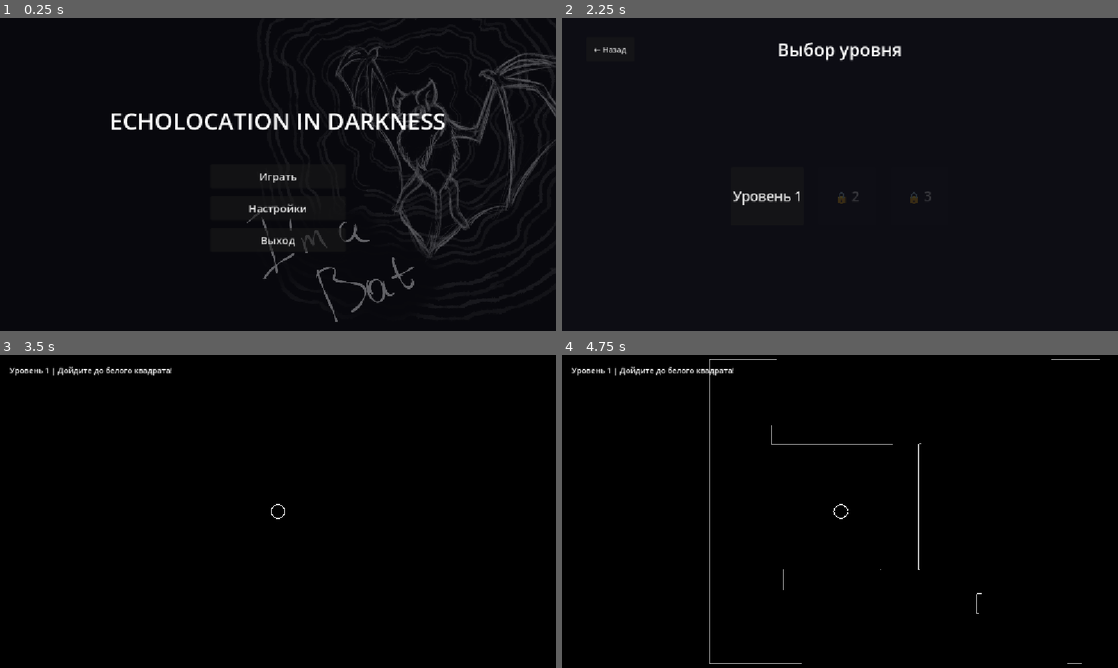
Above: before the commit, frames 1-4 (two rows, left to right).
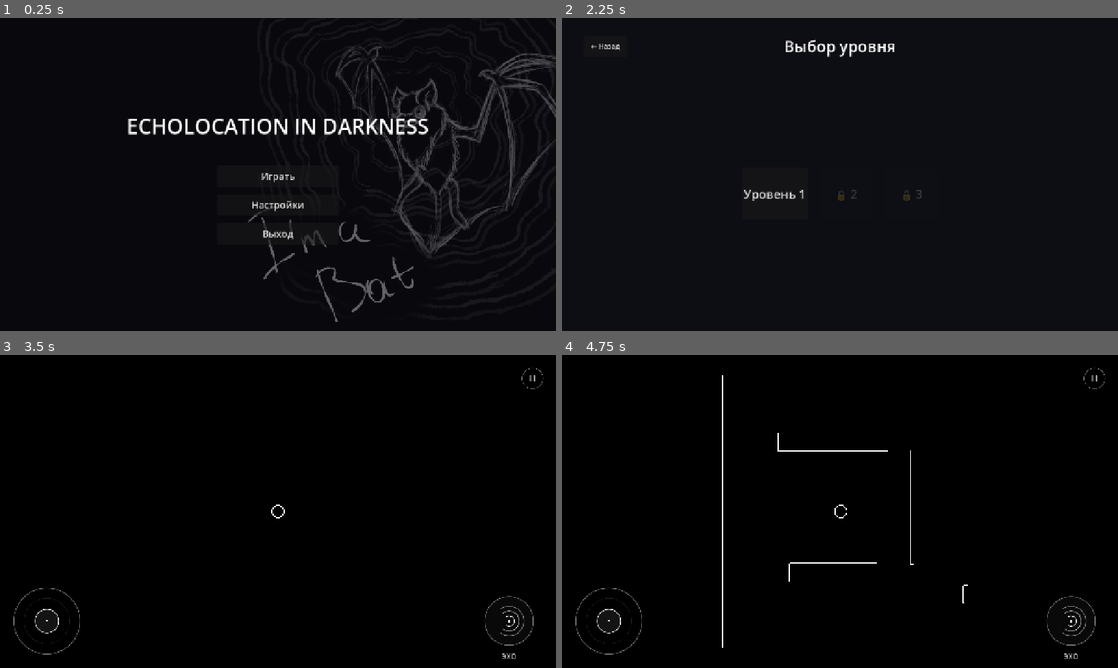
Above: after the commit, the same moments.

Repository: zhivushko/I-m_a_Bat
Game: Godot game, scene res://scenes/ui/MainMenu.tscn
Two runs of this game, one before a commit and one after it. Both use one fixed random seed, a clock stepped at 60 frames per second and the inputs below.
Inputs (mouse positions are in pixels of both pictures, inside the frame that each line leads up to):
- Up to frame 1 (0.25 s): no input
- Up to frame 2 (2.25 s): click "Играть" at 0.5 s; click "← Назад" at 1.25 s; click "Играть" at 2 s
- Up to frame 3 (3.5 s): click "Уровень 1" at 2.75 s
- Up to frame 4 (4.75 s): tap Enter (ui_accept) at 3.5, 3.77, 3.8, 4.07 s; move the mouse to (962, 495) at 3.52 s; hold Right (ui_right) 3.53-4.25 s; hold Space 3.53-4.25 s; click (962, 495) at 3.67 s; drag from (728, 527) to (812, 574) at 4.27 s

The runs differ from the first frame. In frame 1, 3.8% of the frame differs, in the area x 20-100%, y 9-98%; in frame 2, 1.2%; in frame 3, 0.8%; in frame 4, 1.7%.

Commit message:
feat: add multitouch mobile controls and remove debug overlays

Diff:
--- a/project.godot
+++ b/project.godot
@@ -21,11 +21,15 @@
 
 [display]
 
+window/size/viewport_width=1280
+window/size/viewport_height=720
 window/size/mode=3
+window/handheld/orientation=0
 window/stretch/mode="canvas_items"
 window/stretch/aspect="expand"
 
 [rendering]
 
+renderer/rendering_method.mobile="gl_compatibility"
 rendering_device/driver.windows="d3d12"
 environment/defaults/default_clear_color=Color(0, 0, 0, 1)
--- a/scenes/level/Main.tscn
+++ b/scenes/level/Main.tscn
@@ -23,11 +23,3 @@
 position = Vector2(160, 360)
 
 [node name="UI" type="CanvasLayer" parent="." unique_id=260795918]
-
-[node name="ControlHint" type="Label" parent="UI" unique_id=896746263]
-offset_left = 20.0
-offset_top = 20.0
-offset_right = 500.0
-offset_bottom = 70.0
-text = "WASD / Стрелки — Движение (Шаги создают слабые волны)
-Пробел (Space) — Топнуть (Сильная звуковая волна сонара)"
--- a/scenes/level/level_1.tscn
+++ b/scenes/level/level_1.tscn
@@ -30,13 +30,6 @@
 
 [node name="UI" type="CanvasLayer" parent="." unique_id=628202484]
 
-[node name="ControlHint" type="Label" parent="UI" unique_id=1066913895]
-offset_left = 20.0
-offset_top = 20.0
-offset_right = 500.0
-offset_bottom = 70.0
-text = "Уровень 1 | Дойдите до белого квадрата!"
-
 [node name="AmbientHum" type="AudioStreamPlayer" parent="." unique_id=1406432310]
 stream = ExtResource("4_xbhhu")
 volume_db = -30.5
--- a/scenes/level/level_2.tscn
+++ b/scenes/level/level_2.tscn
@@ -199,15 +199,6 @@
 
 [node name="UI" type="CanvasLayer" parent="." unique_id=986291746]
 
-[node name="ControlHint" type="Label" parent="UI" unique_id=316974483]
-offset_left = 20.0
-offset_top = 20.0
-offset_right = 850.0
-offset_bottom = 110.0
-text = "Уровень 2 | Шипы в темноте
-WASD / Стрелки — полёт · Пробел — эхолокация
-Облетайте белые шипы. Касание возвращает в начало."
-
 [node name="AmbientHum" type="AudioStreamPlayer" parent="." unique_id=1296820412]
 stream = ExtResource("4_c0fdf")
 volume_db = -30.5
--- a/scenes/level/level_3.tscn
+++ b/scenes/level/level_3.tscn
@@ -434,15 +434,6 @@
 
 [node name="UI" type="CanvasLayer" parent="." unique_id=1691415190]
 
-[node name="ControlHint" type="Label" parent="UI" unique_id=19731539]
-offset_left = 20.0
-offset_top = 20.0
-offset_right = 950.0
-offset_bottom = 115.0
-text = "Уровень 3 | Змеиные своды
-Пробел — эхолокация · Облетайте шипы и змей
-Змеи покачиваются. Если змея подтянулась — она готовится упасть."
-
 [node name="AmbientHum" type="AudioStreamPlayer" parent="." unique_id=1739622302]
 stream = ExtResource("4_ss58e")
 volume_db = -30.5
--- a/scenes/level/main.gd
+++ b/scenes/level/main.gd
@@ -1,17 +1,22 @@
 extends Node2D
+
+const MOBILE_CONTROLS: PackedScene = preload("res://scenes/ui/MobileControls.tscn")
 
 var level_time: float = 0.0
 
 @onready var canvas_modulate: CanvasModulate = $CanvasModulate
 @onready var player: CharacterBody2D = $Player
 @onready var walls_container: Node2D = $Walls
-@onready var ambient: AudioStreamPlayer = $AmbientHum
-@onready var audio_points: Node2D = $AudioPoints
+@onready var ambient: AudioStreamPlayer = get_node_or_null("AmbientHum")
+@onready var audio_points: Node2D = get_node_or_null("AudioPoints")
 
 var wall_scene: PackedScene = preload("res://scenes/world/Wall.tscn")
 
 func _ready() -> void:
 	level_time = 0.0
+	var controls := MOBILE_CONTROLS.instantiate()
+	$UI.add_child(controls)
+	controls.bind_player(player)
 	RenderingServer.set_default_clear_color(Color.BLACK)
 	if canvas_modulate:
 		canvas_modulate.color = Color(0, 0, 0, 1)
--- a/scenes/player/player.gd
+++ b/scenes/player/player.gd
@@ -12,6 +12,7 @@
 
 var step_timer: float = 0.0
 var is_dead: bool = false
+var mobile_movement: Vector2 = Vector2.ZERO
 
 @onready var light: PointLight2D = $PointLight2D
 @onready var contour_line: Line2D = $Line2D
@@ -86,6 +87,8 @@
 		var dx = (1.0 if Input.is_key_pressed(KEY_D) else 0.0) - (1.0 if Input.is_key_pressed(KEY_A) else 0.0)
 		var dy = (1.0 if Input.is_key_pressed(KEY_S) else 0.0) - (1.0 if Input.is_key_pressed(KEY_W) else 0.0)
 		input_dir = Vector2(dx, dy).normalized()
+	if mobile_movement != Vector2.ZERO:
+		input_dir = mobile_movement
 
 	velocity = input_dir * speed
 	move_and_slide()
@@ -97,16 +100,8 @@
 		if step_timer >= step_interval:
 			step_timer = 0.0
 			play_wing_flap_sound()
-			#spawn_sound_wave(3.5, 2.0, 24, 1.2)
 	else:
 		step_timer = step_interval
-
-	if Input.is_action_just_pressed("ui_accept") or Input.is_key_pressed(KEY_SPACE):
-		if not get_meta("stomp_triggered_this_frame", false):
-			set_meta("stomp_triggered_this_frame", true)
-			stomp()
-	else:
-		set_meta("stomp_triggered_this_frame", false)
 
 func play_wing_flap_sound() -> void:
 	if wing_flap_audio:
@@ -150,9 +145,12 @@
 			animated_sprite.play("default")
 
 func _unhandled_input(event: InputEvent) -> void:
-	if event is InputEventKey and event.pressed and not event.echo:
-		if event.keycode == KEY_SPACE:
-			stomp()
+	if event.is_action_pressed("ui_accept") and not event.is_echo():
+		stomp()
+		get_viewport().set_input_as_handled()
+
+func set_mobile_movement(direction: Vector2) -> void:
+	mobile_movement = direction.limit_length(1.0)
 
 func stomp() -> void:
 	if is_dead:
@@ -190,6 +188,7 @@
 	if is_dead or get_tree().paused:
 		return
 	is_dead = true
+	mobile_movement = Vector2.ZERO
 	velocity = Vector2.ZERO
 	set_physics_process(false)
 	set_process_unhandled_input(false)
--- /dev/null
+++ b/scenes/ui/MobileControls.tscn
@@ -0,0 +1,118 @@
+[gd_scene load_steps=5 format=3]
+
+[ext_resource type="Script" path="res://scenes/ui/mobile_controls.gd" id="1_controls"]
+
+[sub_resource type="StyleBoxFlat" id="StyleBox_panel"]
+bg_color = Color(0.025, 0.025, 0.03, 0.98)
+border_width_left = 1
+border_width_top = 1
+border_width_right = 1
+border_width_bottom = 1
+border_color = Color(1, 1, 1, 0.3)
+corner_radius_top_left = 22
+corner_radius_top_right = 22
+corner_radius_bottom_left = 22
+corner_radius_bottom_right = 22
+
+[sub_resource type="StyleBoxFlat" id="StyleBox_button"]
+bg_color = Color(1, 1, 1, 0.035)
+border_width_left = 1
+border_width_top = 1
+border_width_right = 1
+border_width_bottom = 1
+border_color = Color(1, 1, 1, 0.45)
+corner_radius_top_left = 12
+corner_radius_top_right = 12
+corner_radius_bottom_left = 12
+corner_radius_bottom_right = 12
+
+[sub_resource type="StyleBoxFlat" id="StyleBox_pressed"]
+bg_color = Color(1, 1, 1, 0.16)
+border_width_left = 1
+border_width_top = 1
+border_width_right = 1
+border_width_bottom = 1
+border_color = Color(1, 1, 1, 0.8)
+corner_radius_top_left = 12
+corner_radius_top_right = 12
+corner_radius_bottom_left = 12
+corner_radius_bottom_right = 12
+
+[node name="MobileControls" type="Control"]
+process_mode = 3
+layout_mode = 3
+anchors_preset = 15
+anchor_right = 1.0
+anchor_bottom = 1.0
+grow_horizontal = 2
+grow_vertical = 2
+mouse_filter = 2
+script = ExtResource("1_controls")
+
+[node name="PausePanel" type="ColorRect" parent="."]
+visible = false
+layout_mode = 1
+anchors_preset = 15
+anchor_right = 1.0
+anchor_bottom = 1.0
+grow_horizontal = 2
+grow_vertical = 2
+color = Color(0, 0, 0, 0.78)
+
+[node name="Center" type="CenterContainer" parent="PausePanel"]
+layout_mode = 1
+anchors_preset = 15
+anchor_right = 1.0
+anchor_bottom = 1.0
+grow_horizontal = 2
+grow_vertical = 2
+mouse_filter = 2
+
+[node name="Panel" type="PanelContainer" parent="PausePanel/Center"]
+custom_minimum_size = Vector2(380, 0)
+layout_mode = 2
+theme_override_styles/panel = SubResource("StyleBox_panel")
+
+[node name="Margin" type="MarginContainer" parent="PausePanel/Center/Panel"]
+layout_mode = 2
+theme_override_constants/margin_left = 28
+theme_override_constants/margin_top = 28
+theme_override_constants/margin_right = 28
+theme_override_constants/margin_bottom = 28
+
+[node name="Buttons" type="VBoxContainer" parent="PausePanel/Center/Panel/Margin"]
+layout_mode = 2
+theme_override_constants/separation = 16
+
+[node name="Title" type="Label" parent="PausePanel/Center/Panel/Margin/Buttons"]
+layout_mode = 2
+theme_override_font_sizes/font_size = 28
+text = "Пауза"
+horizontal_alignment = 1
+
+[node name="Resume" type="Button" parent="PausePanel/Center/Panel/Margin/Buttons"]
+custom_minimum_size = Vector2(320, 64)
+layout_mode = 2
+theme_override_font_sizes/font_size = 22
+theme_override_styles/normal = SubResource("StyleBox_button")
+theme_override_styles/hover = SubResource("StyleBox_pressed")
+theme_override_styles/pressed = SubResource("StyleBox_pressed")
+text = "Продолжить"
+
+[node name="Restart" type="Button" parent="PausePanel/Center/Panel/Margin/Buttons"]
+custom_minimum_size = Vector2(320, 64)
+layout_mode = 2
+theme_override_font_sizes/font_size = 22
+theme_override_styles/normal = SubResource("StyleBox_button")
+theme_override_styles/hover = SubResource("StyleBox_pressed")
+theme_override_styles/pressed = SubResource("StyleBox_pressed")
+text = "Заново"
+
+[node name="Levels" type="Button" parent="PausePanel/Center/Panel/Margin/Buttons"]
+custom_minimum_size = Vector2(320, 64)
+layout_mode = 2
+theme_override_font_sizes/font_size = 22
+theme_override_styles/normal = SubResource("StyleBox_button")
+theme_override_styles/hover = SubResource("StyleBox_pressed")
+theme_override_styles/pressed = SubResource("StyleBox_pressed")
+text = "Выбор уровней"
--- /dev/null
+++ b/scenes/ui/mobile_controls.gd
@@ -0,0 +1,200 @@
+extends Control
+
+signal movement_changed(direction: Vector2)
+signal sonar_pressed
+
+const MOUSE_POINTER: int = -2
+const DEAD_ZONE: float = 0.12
+
+@onready var pause_panel: Control = $PausePanel
+@onready var resume_button: Button = $PausePanel/Center/Panel/Margin/Buttons/Resume
+@onready var restart_button: Button = $PausePanel/Center/Panel/Margin/Buttons/Restart
+@onready var levels_button: Button = $PausePanel/Center/Panel/Margin/Buttons/Levels
+
+var movement: Vector2 = Vector2.ZERO
+var joystick_center: Vector2
+var sonar_center: Vector2
+var pause_center: Vector2
+var ui_scale: float = 1.0
+var joystick_pointer: int = -1
+var sonar_pointer: int = -1
+var joystick_offset: Vector2 = Vector2.ZERO
+var sonar_flash: float = 0.0
+var owns_pause: bool = false
+var player: CharacterBody2D
+
+func _ready() -> void:
+	resized.connect(_update_layout)
+	resume_button.pressed.connect(_resume)
+	restart_button.pressed.connect(_restart)
+	levels_button.pressed.connect(_open_levels)
+	_update_layout()
+
+func bind_player(target: CharacterBody2D) -> void:
+	player = target
+	movement_changed.connect(player.set_mobile_movement)
+	sonar_pressed.connect(player.stomp)
+
+func _process(delta: float) -> void:
+	var blocked: bool = not is_instance_valid(player) or player.get("is_dead") == true
+	blocked = blocked or (get_tree().paused and not owns_pause)
+	visible = not blocked
+	if blocked or owns_pause:
+		_release_all()
+	if sonar_flash > 0.0:
+		sonar_flash = maxf(0.0, sonar_flash - delta)
+		queue_redraw()
+
+func _update_layout() -> void:
+	_release_all()
+	ui_scale = clampf(minf(size.x, size.y) / 720.0, 0.8, 1.15)
+	var insets := Vector4.ZERO
+	if OS.has_feature("mobile"):
+		var safe := DisplayServer.get_display_safe_area()
+		var screen_size := Vector2(DisplayServer.window_get_size())
+		if safe.has_area() and screen_size.x > 0.0 and screen_size.y > 0.0:
+			var ratio := size / screen_size
+			insets = Vector4(safe.position.x * ratio.x, safe.position.y * ratio.y,
+				maxf(0.0, screen_size.x - safe.end.x) * ratio.x,
+				maxf(0.0, screen_size.y - safe.end.y) * ratio.y)
+	var bottom := size.y - insets.w - 108.0 * ui_scale
+	joystick_center = Vector2(insets.x + 108.0 * ui_scale, bottom)
+	sonar_center = Vector2(size.x - insets.z - 108.0 * ui_scale, bottom)
+	pause_center = Vector2(size.x - insets.z - 54.0 * ui_scale, insets.y + 54.0 * ui_scale)
+	queue_redraw()
+
+func _draw() -> void:
+	var white := Color(1.0, 1.0, 1.0, 0.42)
+	var active := Color(1.0, 1.0, 1.0, 0.85)
+	var radius := 76.0 * ui_scale
+	draw_circle(joystick_center, radius, Color(0.0, 0.0, 0.0, 0.2))
+	draw_arc(joystick_center, radius, 0.0, TAU, 80, white, 1.5 * ui_scale, true)
+	draw_arc(joystick_center, 52.0 * ui_scale, 0.0, TAU, 64, Color(1, 1, 1, 0.1), ui_scale, true)
+	var knob := joystick_center + joystick_offset
+	draw_circle(knob, 27.0 * ui_scale, Color(1, 1, 1, 0.08))
+	draw_arc(knob, 27.0 * ui_scale, 0.0, TAU, 48, active, 1.5 * ui_scale, true)
+	draw_circle(knob, 2.0 * ui_scale, active)
+	var echo_active := sonar_pointer != -1 or sonar_flash > 0.0
+	draw_circle(sonar_center, 56.0 * ui_scale, Color(1, 1, 1, 0.13 if echo_active else 0.035))
+	draw_arc(sonar_center, 56.0 * ui_scale, 0.0, TAU, 64, active if echo_active else white, 1.5 * ui_scale, true)
+	for index in range(3):
+		draw_arc(sonar_center, (12.0 + index * 11.0) * ui_scale, -PI * 0.7, PI * 0.7, 32,
+			Color(1, 1, 1, 0.85 - index * 0.2), 1.6 * ui_scale, true)
+	draw_circle(sonar_center, 3.0 * ui_scale, active)
+	draw_string(ThemeDB.fallback_font, sonar_center + Vector2(-60, 88) * ui_scale,
+		"ЭХО", HORIZONTAL_ALIGNMENT_CENTER, 120.0 * ui_scale, int(16 * ui_scale), active)
+	draw_circle(pause_center, 24.0 * ui_scale, Color(0, 0, 0, 0.25))
+	draw_arc(pause_center, 24.0 * ui_scale, 0.0, TAU, 48, white, ui_scale, true)
+	for x in [-5.0, 5.0]:
+		draw_line(pause_center + Vector2(x, -7) * ui_scale, pause_center + Vector2(x, 7) * ui_scale, active, 2.5 * ui_scale, true)
+
+func _input(event: InputEvent) -> void:
+	if not visible or owns_pause or get_tree().paused or not is_instance_valid(player) or player.get("is_dead") == true:
+		return
+	if event is InputEventMouse and event.device == InputEvent.DEVICE_ID_EMULATION:
+		return
+	var consumed := false
+	if event is InputEventScreenTouch:
+		if event.pressed and not event.canceled:
+			consumed = _press(event.index, _local_point(event.position))
+		else:
+			consumed = _release(event.index)
+	elif event is InputEventScreenDrag:
+		consumed = _drag(event.index, _local_point(event.position))
+	elif event is InputEventMouseButton and event.button_index == MOUSE_BUTTON_LEFT:
+		if event.pressed:
+			consumed = _press(MOUSE_POINTER, _local_point(event.position))
+		else:
+			consumed = _release(MOUSE_POINTER)
+	elif event is InputEventMouseMotion and event.button_mask & MOUSE_BUTTON_MASK_LEFT:
+		consumed = _drag(MOUSE_POINTER, _local_point(event.position))
+	if consumed:
+		get_viewport().set_input_as_handled()
+
+func _local_point(point: Vector2) -> Vector2:
+	return get_global_transform_with_canvas().affine_inverse() * point
+
+func _press(pointer: int, point: Vector2) -> bool:
+	if point.distance_to(pause_center) <= 34.0 * ui_scale:
+		_open_pause()
+		return true
+	if joystick_pointer == -1 and point.distance_to(joystick_center) <= 108.0 * ui_scale:
+		joystick_pointer = pointer
+		_set_joystick(point)
+		return true
+	if sonar_pointer == -1 and point.distance_to(sonar_center) <= 72.0 * ui_scale:
+		sonar_pointer = pointer
+		sonar_flash = 0.16
+		sonar_pressed.emit()
+		queue_redraw()
+		return true
+	return false
+
+func _drag(pointer: int, point: Vector2) -> bool:
+	if pointer == joystick_pointer:
+		_set_joystick(point)
+		return true
+	return pointer == sonar_pointer
+
+func _release(pointer: int) -> bool:
+	var consumed := false
+	if pointer == joystick_pointer:
+		joystick_pointer = -1
+		_set_movement(Vector2.ZERO)
+		joystick_offset = Vector2.ZERO
+		consumed = true
+	if pointer == sonar_pointer:
+		sonar_pointer = -1
+		consumed = true
+	queue_redraw()
+	return consumed
+
+func _set_joystick(point: Vector2) -> void:
+	var direction := ((point - joystick_center) / (56.0 * ui_scale)).limit_length(1.0)
+	joystick_offset = direction * 49.0 * ui_scale
+	var strength := maxf(0.0, (direction.length() - DEAD_ZONE) / (1.0 - DEAD_ZONE))
+	_set_movement(direction.normalized() * strength)
+	queue_redraw()
+
+func _set_movement(value: Vector2) -> void:
+	if movement != value:
+		movement = value
+		movement_changed.emit(movement)
+
+func _release_all() -> void:
+	joystick_pointer = -1
+	sonar_pointer = -1
+	joystick_offset = Vector2.ZERO
+	_set_movement(Vector2.ZERO)
+	queue_redraw()
+
+func _open_pause() -> void:
+	_release_all()
+	owns_pause = true
+	pause_panel.show()
+	get_tree().paused = true
+
+func _resume() -> void:
+	pause_panel.hide()
+	owns_pause = false
+	get_tree().paused = false
+	_release_all()
+
+func _restart() -> void:
+	_resume()
+	get_tree().reload_current_scene.call_deferred()
+
+func _open_levels() -> void:
+	_resume()
+	get_tree().change_scene_to_file.call_deferred("res://scenes/ui/LevelSelect.tscn")
+
+func _notification(what: int) -> void:
+	if what == NOTIFICATION_WM_WINDOW_FOCUS_OUT or what == NOTIFICATION_APPLICATION_FOCUS_OUT:
+		_release_all()
+	elif what == NOTIFICATION_APPLICATION_PAUSED and is_instance_valid(player) and not get_tree().paused and not player.get("is_dead"):
+		_open_pause()
+
+func _exit_tree() -> void:
+	_release_all()
+	if owns_pause:
+		get_tree().paused = false
--- /dev/null
+++ b/tests/test_mobile_controls.gd
@@ -0,0 +1,177 @@
+# Run: Godot --headless --path . --fixed-fps 60 --audio-driver Dummy --script res://tests/test_mobile_controls.gd
+extends SceneTree
+
+var failed: bool = false
+
+func _initialize() -> void:
+	run.call_deferred()
+
+func check(condition: bool, message: String) -> void:
+	if condition:
+		print("PASS: ", message)
+	else:
+		failed = true
+		push_error(message)
+
+func touch(index: int, position: Vector2, pressed: bool, canceled: bool = false) -> void:
+	var event := InputEventScreenTouch.new()
+	event.index = index
+	event.position = root.get_final_transform() * position
+	event.pressed = pressed
+	event.canceled = canceled
+	Input.parse_input_event(event)
+	Input.flush_buffered_events()
+
+func drag(index: int, position: Vector2) -> void:
+	var event := InputEventScreenDrag.new()
+	event.index = index
+	event.position = root.get_final_transform() * position
+	Input.parse_input_event(event)
+	Input.flush_buffered_events()
+
+func tap_button(button: Button, index: int) -> void:
+	var center := button.get_global_rect().get_center()
+	touch(index, center, true)
+	touch(index, center, false)
+
+func waves(scene: Node) -> int:
+	return scene.get_children().filter(func(node): return node.has_method("cast_echolocation_rays")).size()
+
+func run() -> void:
+	root.size = Vector2i(1280, 720)
+	var scene = load("res://scenes/level/level_1.tscn").instantiate()
+	root.add_child(scene)
+	current_scene = scene
+	for frame in range(3):
+		await process_frame
+	var player = scene.get_node("Player")
+	var controls = scene.get_node("UI/MobileControls")
+	check(controls.visible and controls.size == root.get_visible_rect().size, "Mobile controls cover the gameplay viewport")
+	check(scene.get_node_or_null("UI/ControlHint") == null, "Debug and keyboard-hint labels are absent")
+	var center: Vector2 = controls.joystick_center
+	var echo_center: Vector2 = controls.sonar_center
+	touch(0, center + Vector2(2, 2), true)
+	check(player.mobile_movement == Vector2.ZERO, "Joystick dead zone prevents accidental drift")
+	drag(0, center + Vector2(56, 0))
+	check(player.mobile_movement.x > 0.99, "A touch drag steers the player")
+	var start_position: Vector2 = player.position
+	for frame in range(15):
+		await physics_frame
+	check(player.position.x > start_position.x + 30.0, "Touch input actually moves the player through the level")
+	var before_echo := waves(scene)
+	touch(3, echo_center, true)
+	check(waves(scene) == before_echo + 1, "A second finger emits exactly one sonar wave")
+	check(player.mobile_movement.x > 0.99 and controls.joystick_pointer == 0, "Echo does not interrupt a held joystick")
+	drag(3, center)
+	check(controls.joystick_pointer == 0 and player.mobile_movement.x > 0.99, "Dragging the echo finger cannot steal joystick ownership")
+	touch(3, center, false)
+	check(player.mobile_movement.x > 0.99, "Releasing echo keeps the movement finger active")
+	drag(0, echo_center)
+	check(waves(scene) == before_echo + 1, "Dragging the movement finger over echo does not trigger another wave")
+	drag(0, center + Vector2(90, -90))
+	check(is_equal_approx(player.mobile_movement.length(), 1.0), "Diagonal joystick speed stays bounded")
+	touch(0, center, false, true)
+	for frame in range(2):
+		await physics_frame
+	check(player.mobile_movement == Vector2.ZERO and player.velocity == Vector2.ZERO, "Canceling a touch stops the player")
+	touch(7, center + Vector2(-56, 0), true)
+	controls.notification(controls.NOTIFICATION_APPLICATION_FOCUS_OUT)
+	check(player.mobile_movement == Vector2.ZERO and controls.joystick_pointer == -1, "Losing focus releases held controls")
+	touch(7, center, false)
+	var mouse := InputEventMouseButton.new()
+	mouse.button_index = MOUSE_BUTTON_LEFT
+	mouse.position = center + Vector2(56, 0)
+	mouse.pressed = true
+	Input.parse_input_event(mouse)
+	Input.flush_buffered_events()
+	check(player.mobile_movement.x > 0.99, "Mouse dragging can preview mobile controls on desktop")
+	mouse = mouse.duplicate()
+	mouse.pressed = false
+	Input.parse_input_event(mouse)
+	Input.flush_buffered_events()
+	check(player.mobile_movement == Vector2.ZERO, "Mouse release resets the joystick")
+	touch(0, center + Vector2(56, 0), true)
+	touch(8, controls.pause_center, true)
+	for frame in range(2):
+		await process_frame
+	check(paused and controls.owns_pause and controls.pause_panel.visible, "The pause control opens a usable pause menu")
+	check(player.mobile_movement == Vector2.ZERO, "Opening pause clears held movement")
+	before_echo = waves(scene)
+	touch(9, echo_center, true)
+	check(waves(scene) == before_echo, "Gameplay touch controls are inactive while paused")
+	tap_button(controls.resume_button, 10)
+	for frame in range(2):
+		await process_frame
+	check(not paused and not controls.owns_pause, "Touching Continue resumes gameplay")
+	if paused:
+		controls._resume()
+	var key := InputEventKey.new()
+	key.keycode = KEY_SPACE
+	key.physical_keycode = KEY_SPACE
+	key.pressed = true
+	before_echo = waves(scene)
+	Input.parse_input_event(key)
+	Input.flush_buffered_events()
+	check(waves(scene) == before_echo + 1, "Keyboard echo still emits one wave per key press")
+	key = key.duplicate()
+	key.echo = true
+	Input.parse_input_event(key)
+	Input.flush_buffered_events()
+	check(waves(scene) == before_echo + 1, "Keyboard repeat cannot duplicate echo")
+	key = key.duplicate()
+	key.echo = false
+	key.pressed = false
+	Input.parse_input_event(key)
+	Input.flush_buffered_events()
+	touch(0, center + Vector2(56, 0), true)
+	player.die()
+	for frame in range(4):
+		await process_frame
+	check(not controls.visible and player.mobile_movement == Vector2.ZERO, "Death hides and releases the mobile controls")
+	for frame in range(150):
+		await process_frame
+	scene = current_scene
+	controls = scene.get_node("UI/MobileControls")
+	check(not paused and controls.visible and controls.movement == Vector2.ZERO, "Respawn restores fresh controls without stuck movement")
+	var scene_id: int = scene.get_instance_id()
+	touch(12, controls.pause_center, true)
+	for frame in range(2):
+		await process_frame
+	tap_button(controls.restart_button, 13)
+	for frame in range(5):
+		await process_frame
+	check(not paused and current_scene.get_instance_id() != scene_id, "Touching Restart restarts the current level")
+	controls = current_scene.get_node("UI/MobileControls")
+	touch(14, controls.pause_center, true)
+	for frame in range(2):
+		await process_frame
+	tap_button(controls.levels_button, 15)
+	for frame in range(5):
+		await process_frame
+	check(not paused and current_scene.scene_file_path.ends_with("LevelSelect.tscn"), "Touching Level Select leaves pause and opens the menu")
+	if paused:
+		paused = false
+	for path in ["res://scenes/level/Main.tscn", "res://scenes/level/level_2.tscn", "res://scenes/level/level_3.tscn"]:
+		change_scene_to_file(path)
+		for frame in range(4):
+			await process_frame
+		controls = current_scene.get_node("UI/MobileControls")
+		check(controls.visible and current_scene.get_node_or_null("UI/ControlHint") == null, "Clean mobile controls load in " + path.get_file())
+	for window_size in [Vector2i(960, 540), Vector2i(2340, 1080), Vector2i(720, 960)]:
+		root.size = window_size
+		for frame in range(3):
+			await process_frame
+		var screen := Rect2(Vector2.ZERO, controls.size)
+		check(screen.has_point(controls.joystick_center) and screen.has_point(controls.sonar_center) and screen.has_point(controls.pause_center), "Touch controls stay on screen after resizing to " + str(window_size))
+		touch(30, controls.joystick_center + Vector2(56 * controls.ui_scale, 0), true)
+		check(controls.movement.x > 0.99, "Physical touch coordinates still hit the joystick at " + str(window_size))
+		touch(30, controls.joystick_center, false)
+		var count_before := waves(current_scene)
+		touch(31, controls.sonar_center, true)
+		check(waves(current_scene) == count_before + 1, "Echo hit area matches its drawn position at " + str(window_size))
+		touch(31, controls.sonar_center, false)
+	current_scene.queue_free()
+	await process_frame
+	if not failed:
+		print("ALL MOBILE CONTROL CHECKS PASSED")
+	quit(1 if failed else 0)
Not shown, added: scenes/ui/mobile_controls.gd.uid
Not shown, added: tests/test_mobile_controls.gd.uid
